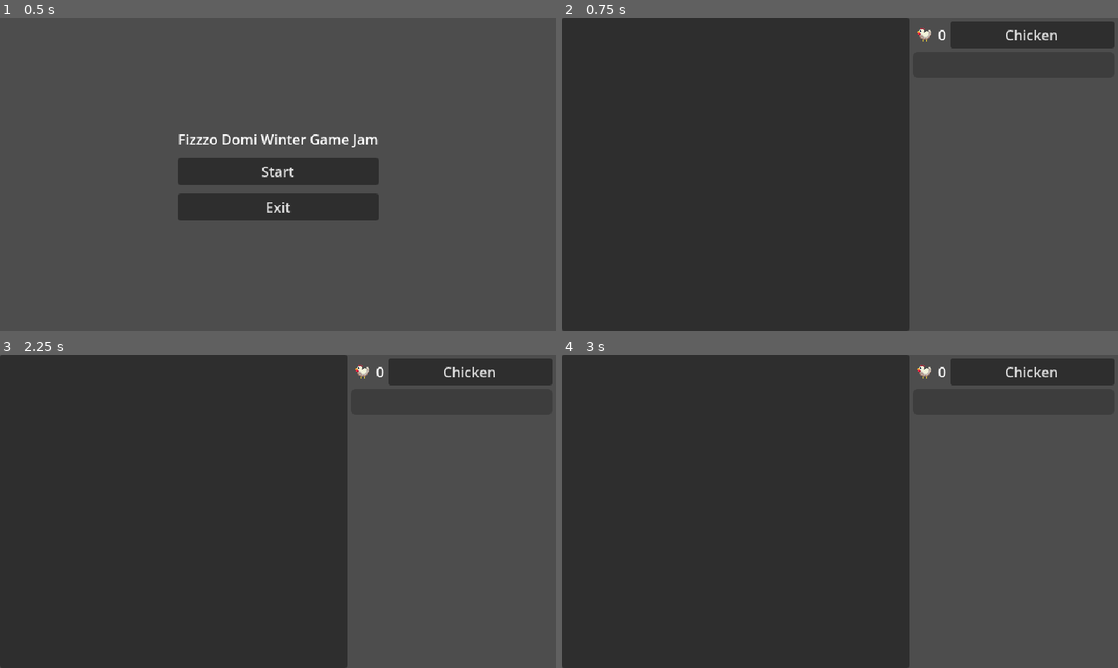
Above: before the commit, frames 1-4 (two rows, left to right).
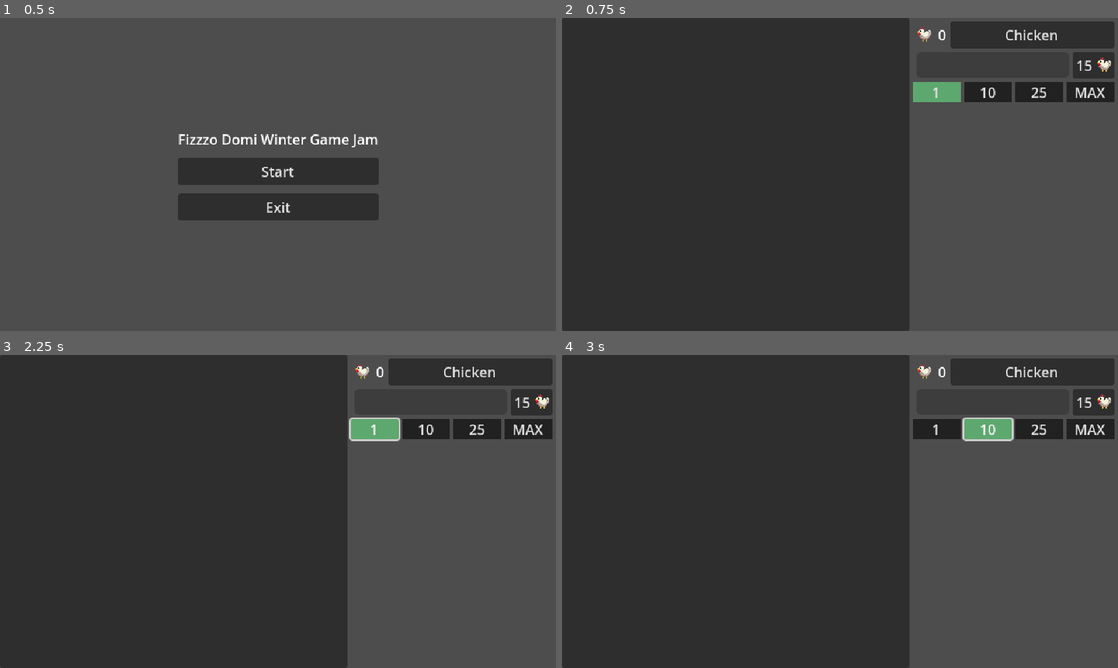
Above: after the commit, the same moments.

Repository: hostdos/WGJ25
Game: Godot game, scene res://scenes/main_menu.tscn
Same seed, same stepped clock (60 frames per second), same inputs: the game is played once before the commit and once after it.
Inputs (mouse positions are in pixels of both pictures, inside the frame that each line leads up to):
- Up to frame 1 (0.5 s): no input
- Up to frame 2 (0.75 s): click "Start" at 0.5 s
- Up to frame 3 (2.25 s): click (533, 401) at 1.25 s, where only the run after the commit has a clickable "15"; click (372, 430) at 2 s, where only the run after the commit has a clickable "1"
- Up to frame 4 (3 s): click (990, 430) at 2.75 s, where only the run after the commit has a clickable "10"

Frame 1 is identical in both runs. In frame 2, 2.3% of the frame differs, in the area x 63-100%, y 10-27%; in frame 3, 2.4%; in frame 4, 2.5%, in the area x 63-100%, y 10-28%.

Commit message:
added upgrade buttons. ugly code. sorry domi :D

Diff:
--- a/toy-box-25/default_bus_layout.tres
+++ b/toy-box-25/default_bus_layout.tres
@@ -11,5 +11,5 @@
 bus/2/solo = false
 bus/2/mute = false
 bus/2/bypass_fx = false
-bus/2/volume_db = 0.0
+bus/2/volume_db = -5.7748113
 bus/2/send = &"Master"
--- a/toy-box-25/project.godot
+++ b/toy-box-25/project.godot
@@ -36,5 +36,6 @@
 
 [rendering]
 
+textures/canvas_textures/default_texture_filter=0
 renderer/rendering_method="gl_compatibility"
 renderer/rendering_method.mobile="gl_compatibility"
--- /dev/null
+++ b/toy-box-25/scenes/ui/chicken_ui.tscn
@@ -0,0 +1,31 @@
+[gd_scene load_steps=4 format=3 uid="uid://67ysjchvak2q"]
+
+[ext_resource type="Texture2D" uid="uid://47215jx62oat" path="res://assets/tbj2_sprites_16x16_V4_transp.png" id="1_64ri3"]
+
+[sub_resource type="AtlasTexture" id="AtlasTexture_bma8u"]
+atlas = ExtResource("1_64ri3")
+region = Rect2(48, 224, 16, 16)
+
+[sub_resource type="SpriteFrames" id="SpriteFrames_fct72"]
+animations = [{
+"frames": [{
+"duration": 1.0,
+"texture": SubResource("AtlasTexture_bma8u")
+}],
+"loop": true,
+"name": &"default",
+"speed": 5.0
+}]
+
+[node name="ChickenUi" type="SubViewportContainer"]
+
+[node name="SubViewport" type="SubViewport" parent="."]
+transparent_bg = true
+handle_input_locally = false
+size = Vector2i(25, 30)
+render_target_update_mode = 4
+
+[node name="AnimatedSprite2D" type="AnimatedSprite2D" parent="SubViewport"]
+sprite_frames = SubResource("SpriteFrames_fct72")
+centered = false
+offset = Vector2(5, 7)
--- a/toy-box-25/scenes/ui/game_ui.gd
+++ b/toy-box-25/scenes/ui/game_ui.gd
@@ -1,11 +1,48 @@
 extends Control
+
+var upgrade_size: int = 1
+const color_selected: Color = Color(0.4, 0.85, 0.5, 0.65)
+const color_unselected: Color = Color(0.13, 0.13, 0.13, 1.0)
 
 func _ready():
 	GameManager.amount_chickens_changed.connect(_update_chicken_amount)
 	%AddChickenButton.pressed.connect(_add_chicken)
+	_init_upgrade_size_buttons()
 
 func _update_chicken_amount(new_amount_chickens: int):
 	%AmountChickens.text = str(new_amount_chickens)
 
 func _add_chicken():
 	GameManager.amount_chickens = GameManager.amount_chickens + 1
+
+func _init_upgrade_size_buttons():
+	%Upgrade1Button.pressed.connect(_on_upgrade_size_button_pressed.bind(1))
+	%Upgrade10Button.pressed.connect(_on_upgrade_size_button_pressed.bind(10))
+	%Upgrade25Button.pressed.connect(_on_upgrade_size_button_pressed.bind(25))
+	%UpgradeMaxButton.pressed.connect(_on_upgrade_size_button_pressed.bind(99))
+	_update_upgrade_size_buttons()
+
+func _on_upgrade_size_button_pressed(upgrade_size: int):
+	self.upgrade_size = upgrade_size
+	_update_upgrade_size_buttons()
+
+func _update_upgrade_size_buttons():
+	_set_button_background_color(%Upgrade1Button, color_unselected)
+	_set_button_background_color(%Upgrade10Button, color_unselected)
+	_set_button_background_color(%Upgrade25Button, color_unselected)
+	_set_button_background_color(%UpgradeMaxButton, color_unselected)
+	match upgrade_size:
+		1:
+			_set_button_background_color(%Upgrade1Button, color_selected)
+		10:
+			_set_button_background_color(%Upgrade10Button, color_selected)
+		25:
+			_set_button_background_color(%Upgrade25Button, color_selected)
+		99:
+			_set_button_background_color(%UpgradeMaxButton, color_selected)
+
+func _set_button_background_color(button: Button, color: Color):
+	for state in ["normal", "hover", "pressed", "disabled"]:
+		var style := StyleBoxFlat.new()
+		style.bg_color = color
+		button.add_theme_stylebox_override(state, style)
--- a/toy-box-25/scenes/ui/game_ui.tscn
+++ b/toy-box-25/scenes/ui/game_ui.tscn
@@ -1,23 +1,8 @@
-[gd_scene load_steps=6 format=3 uid="uid://bpdralphsr6of"]
+[gd_scene load_steps=4 format=3 uid="uid://bpdralphsr6of"]
 
 [ext_resource type="Script" uid="uid://bqt7jb00m8ww0" path="res://scenes/ui/game_ui.gd" id="1_yubou"]
-[ext_resource type="Texture2D" uid="uid://47215jx62oat" path="res://assets/tbj2_sprites_16x16_V4_transp.png" id="2_xjfbv"]
+[ext_resource type="PackedScene" uid="uid://67ysjchvak2q" path="res://scenes/ui/chicken_ui.tscn" id="2_bma8u"]
 [ext_resource type="PackedScene" uid="uid://crfmmhl0m68in" path="res://scenes/abstracts/abstract_button.tscn" id="3_bma8u"]
-
-[sub_resource type="AtlasTexture" id="AtlasTexture_bma8u"]
-atlas = ExtResource("2_xjfbv")
-region = Rect2(48, 224, 16, 16)
-
-[sub_resource type="SpriteFrames" id="SpriteFrames_fct72"]
-animations = [{
-"frames": [{
-"duration": 1.0,
-"texture": SubResource("AtlasTexture_bma8u")
-}],
-"loop": true,
-"name": &"default",
-"speed": 5.0
-}]
 
 [node name="GameUi" type="Control"]
 custom_minimum_size = Vector2(240, 360)
@@ -41,18 +26,8 @@
 [node name="HBoxContainer" type="HBoxContainer" parent="MarginContainer/VBoxContainer"]
 layout_mode = 2
 
-[node name="SubViewportContainer" type="SubViewportContainer" parent="MarginContainer/VBoxContainer/HBoxContainer"]
+[node name="ChickenUi" parent="MarginContainer/VBoxContainer/HBoxContainer" instance=ExtResource("2_bma8u")]
 layout_mode = 2
-
-[node name="SubViewport" type="SubViewport" parent="MarginContainer/VBoxContainer/HBoxContainer/SubViewportContainer"]
-handle_input_locally = false
-size = Vector2i(25, 30)
-render_target_update_mode = 4
-
-[node name="AnimatedSprite2D" type="AnimatedSprite2D" parent="MarginContainer/VBoxContainer/HBoxContainer/SubViewportContainer/SubViewport"]
-sprite_frames = SubResource("SpriteFrames_fct72")
-centered = false
-offset = Vector2(5, 7)
 
 [node name="AmountChickens" type="Label" parent="MarginContainer/VBoxContainer/HBoxContainer"]
 unique_name_in_owner = true
@@ -65,7 +40,51 @@
 size_flags_horizontal = 3
 text = "Chicken"
 
-[node name="ProgressBar" type="ProgressBar" parent="MarginContainer/VBoxContainer"]
+[node name="Upgrade" type="HBoxContainer" parent="MarginContainer/VBoxContainer"]
+layout_mode = 2
+
+[node name="VBoxContainer" type="VBoxContainer" parent="MarginContainer/VBoxContainer/Upgrade"]
+layout_mode = 2
+
+[node name="ProgressBar" type="ProgressBar" parent="MarginContainer/VBoxContainer/Upgrade"]
 custom_minimum_size = Vector2(0, 30)
 layout_mode = 2
+size_flags_horizontal = 3
 show_percentage = false
+
+[node name="UpgradeButton" parent="MarginContainer/VBoxContainer/Upgrade" instance=ExtResource("3_bma8u")]
+layout_mode = 2
+text = "15     "
+
+[node name="ChickenUi" parent="MarginContainer/VBoxContainer/Upgrade/UpgradeButton" instance=ExtResource("2_bma8u")]
+layout_direction = 3
+layout_mode = 0
+offset_right = 25.0
+offset_bottom = 30.0
+
+[node name="HBoxContainer2" type="HBoxContainer" parent="MarginContainer/VBoxContainer"]
+layout_mode = 2
+
+[node name="Upgrade1Button" parent="MarginContainer/VBoxContainer/HBoxContainer2" instance=ExtResource("3_bma8u")]
+unique_name_in_owner = true
+layout_mode = 2
+size_flags_horizontal = 3
+text = "1"
+
+[node name="Upgrade10Button" parent="MarginContainer/VBoxContainer/HBoxContainer2" instance=ExtResource("3_bma8u")]
+unique_name_in_owner = true
+layout_mode = 2
+size_flags_horizontal = 3
+text = "10"
+
+[node name="Upgrade25Button" parent="MarginContainer/VBoxContainer/HBoxContainer2" instance=ExtResource("3_bma8u")]
+unique_name_in_owner = true
+layout_mode = 2
+size_flags_horizontal = 3
+text = "25"
+
+[node name="UpgradeMaxButton" parent="MarginContainer/VBoxContainer/HBoxContainer2" instance=ExtResource("3_bma8u")]
+unique_name_in_owner = true
+layout_mode = 2
+size_flags_horizontal = 3
+text = "MAX"
